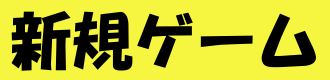
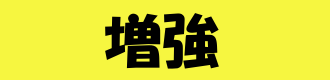
Layered file, before and after one edit (330×80). Changes by layer:
hid "新規ゲーム" over [11, 10, 316, 71]
added layer "増強" above "侵攻" over [105, 13, 219, 69]
